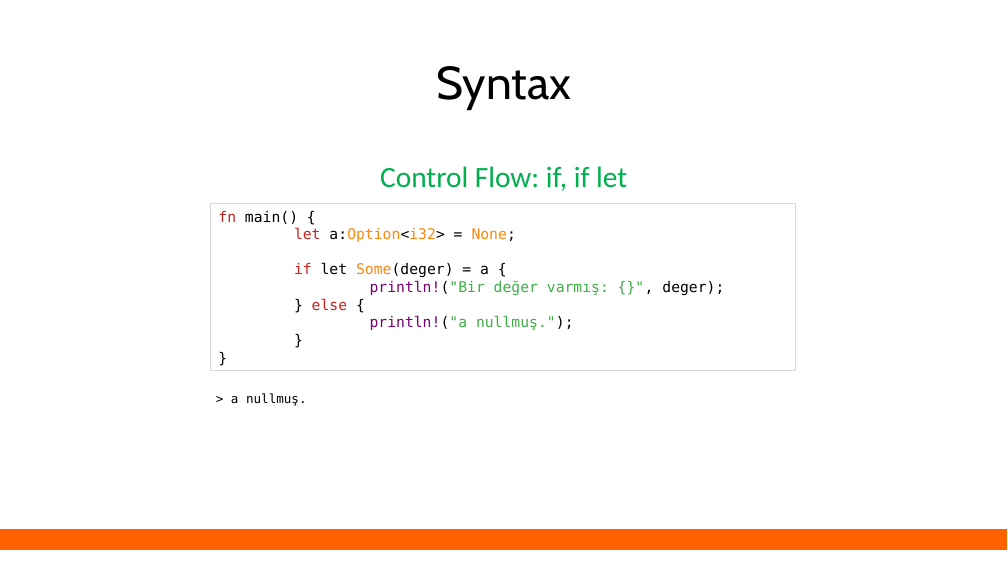
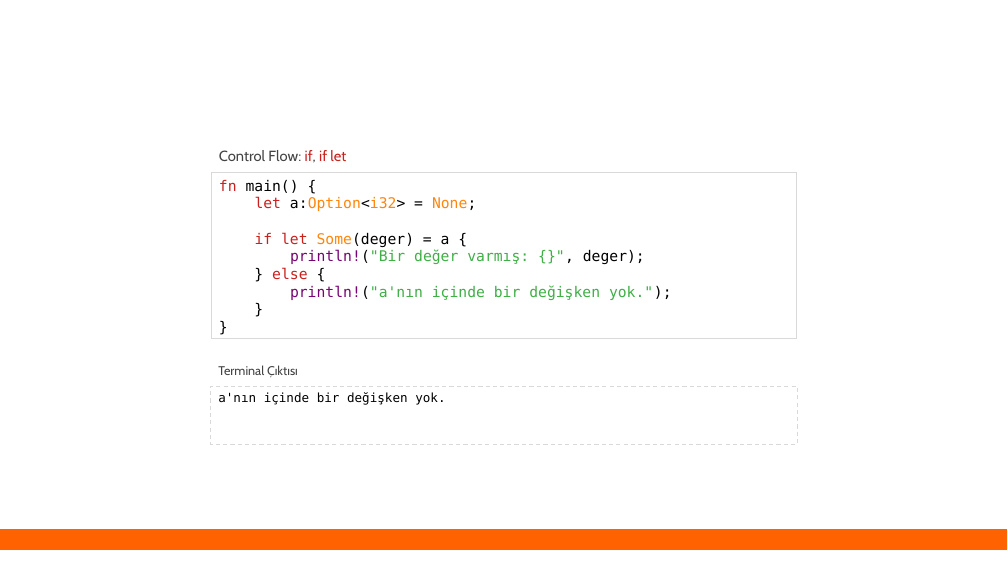
Before and after one commit to eminfedar/rust-tr-ders-slaytlari, a slide deck: slide 39 of rust_egitim_1_giris.odp (slide 34 before the commit). Drawn at 1008x567 pixels with LibreOffice and Linux fonts; fonts in the diff are those of the drawing. Boxes give left, top, right and bottom in pixels: in the first picture for what was removed or moved away, otherwise in the second. Text is boxed around its words. In the diff, an @@ line names an element or a change of style, - is before the commit and + after.

```diff
--- a/rust_egitim_1_giris.odp
+++ b/rust_egitim_1_giris.odp
@@ title removed at box(437, 66, 572, 110) @@
-Syntax
@@ text "Control Flow: if, if let": place and size @@
-text "Control Flow: if, if let" at box(380, 166, 627, 191)
+text "Control Flow: if, if let" at box(219, 150, 346, 163)
@@ text "Control Flow: if, if let" at box(219, 150, 346, 163): size 28 to 14 pt, font Calibri to Cabin; text colour #00B050 to #434343 in "Control Flow: if,"; text colour #00B050 to #C9211E in "if, if let"; alignment centre to left; line spacing 0.9 to 1; less space between paragraphs @@
@@ rectangle "fn main() {": place and size @@
-rectangle "fn main() {" at box(211, 203, 796, 370)
+rectangle "fn main() {" at box(212, 173, 797, 340)
@@ text in rectangle at box(219, 180, 645, 280): text colour #000000 to #C9211E in "let" @@
@@ text in rectangle at box(290, 285, 672, 300): text changed @@
-println!("a nullmuş.");
+println!("a'nın içinde bir değişken yok.");
@@ rectangle added at box(211, 386, 797, 445), fill #FFFFFF, outline #D9D9D9 0.74 pt, 12 pt, text #000000 @@
+a'nın içinde bir değişken yok.
@@ text added at box(218, 365, 298, 378), 12 pt, text #434343 @@
+Terminal Çıktısı
@@ text removed at box(231, 393, 307, 406) @@
-> a nullmuş.
```
Also in this commit, not shown: 33 other slides changed, 13 slides added, 6 slides removed, 3 other files.
